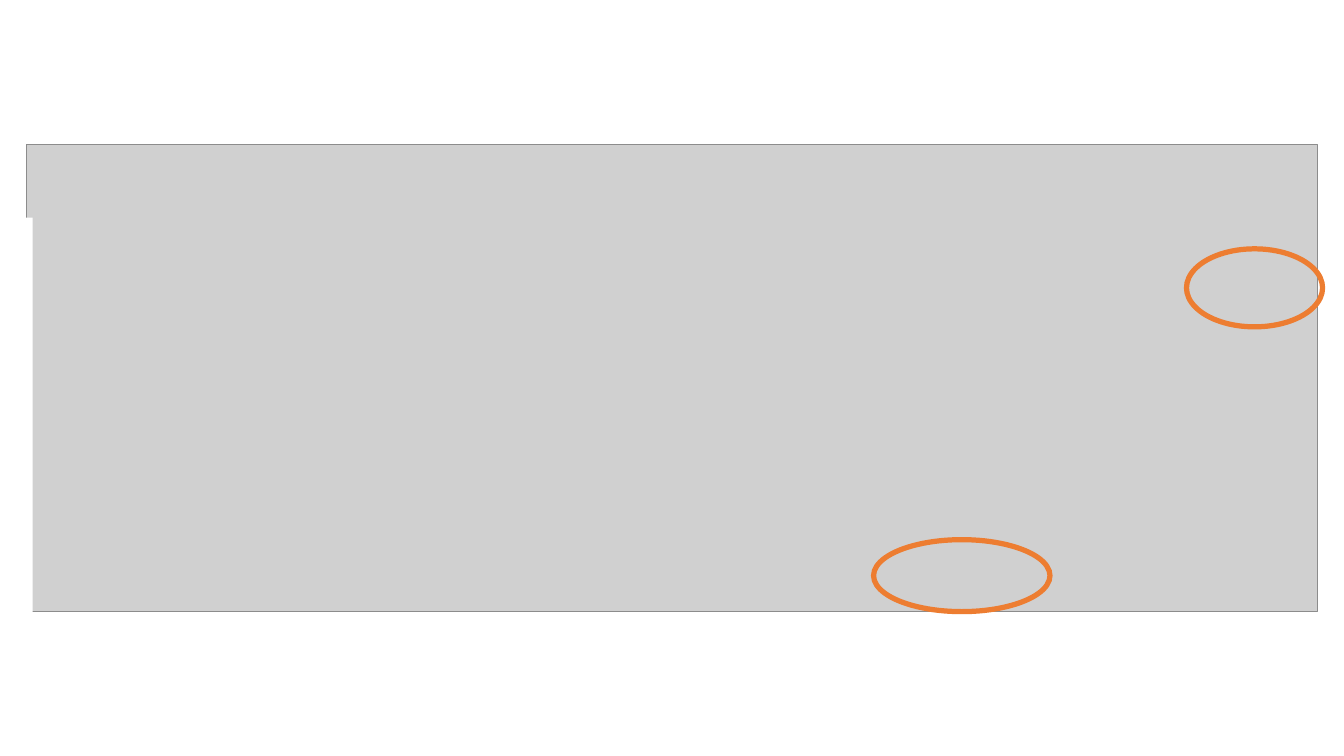
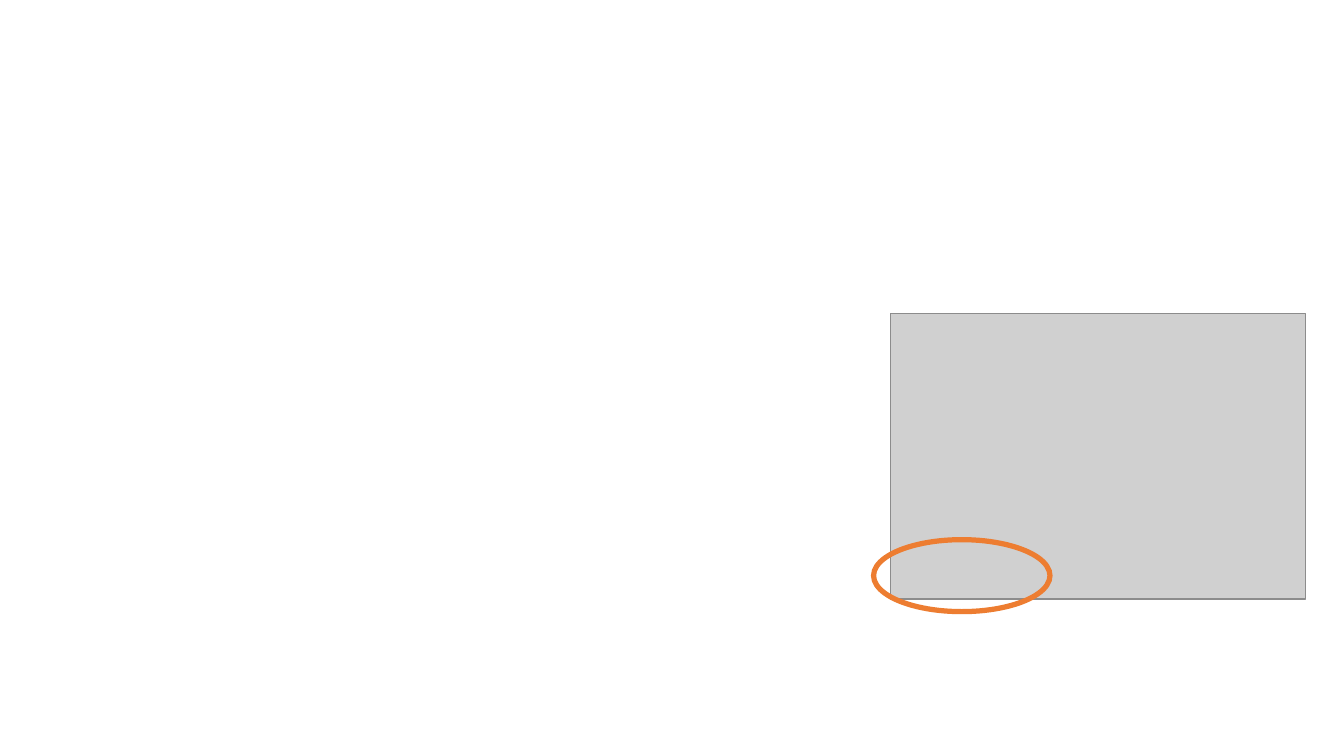
Before and after one commit to Grdbldr/MUT_Source, a slide deck: slide 2 of Docs/User's Guide/Imagery/Installation Images.pptx (slide 1 before the commit). Drawn at 1344x756 pixels with LibreOffice and Linux fonts; fonts in the diff are those of the drawing; grey boxes stand for pictures. Boxes give left, top, right and bottom in pixels: in the first picture for what was removed or moved away, otherwise in the second. Text is boxed around its words. In the diff, an @@ line names an element or a change of style, - is before the commit and + after.

```diff
--- a/Docs/User's Guide/Imagery/Installation Images.pptx
+++ b/Docs/User's Guide/Imagery/Installation Images.pptx
@@ ellipse removed at bbox=[1187, 249, 1323, 327] @@
@@ picture: place and size @@
-picture at bbox=[26, 144, 1317, 612]
+picture at bbox=[891, 314, 1306, 599]
```
Also in this commit, not shown: 8 slides added, 2 slides removed, 52 other files.
